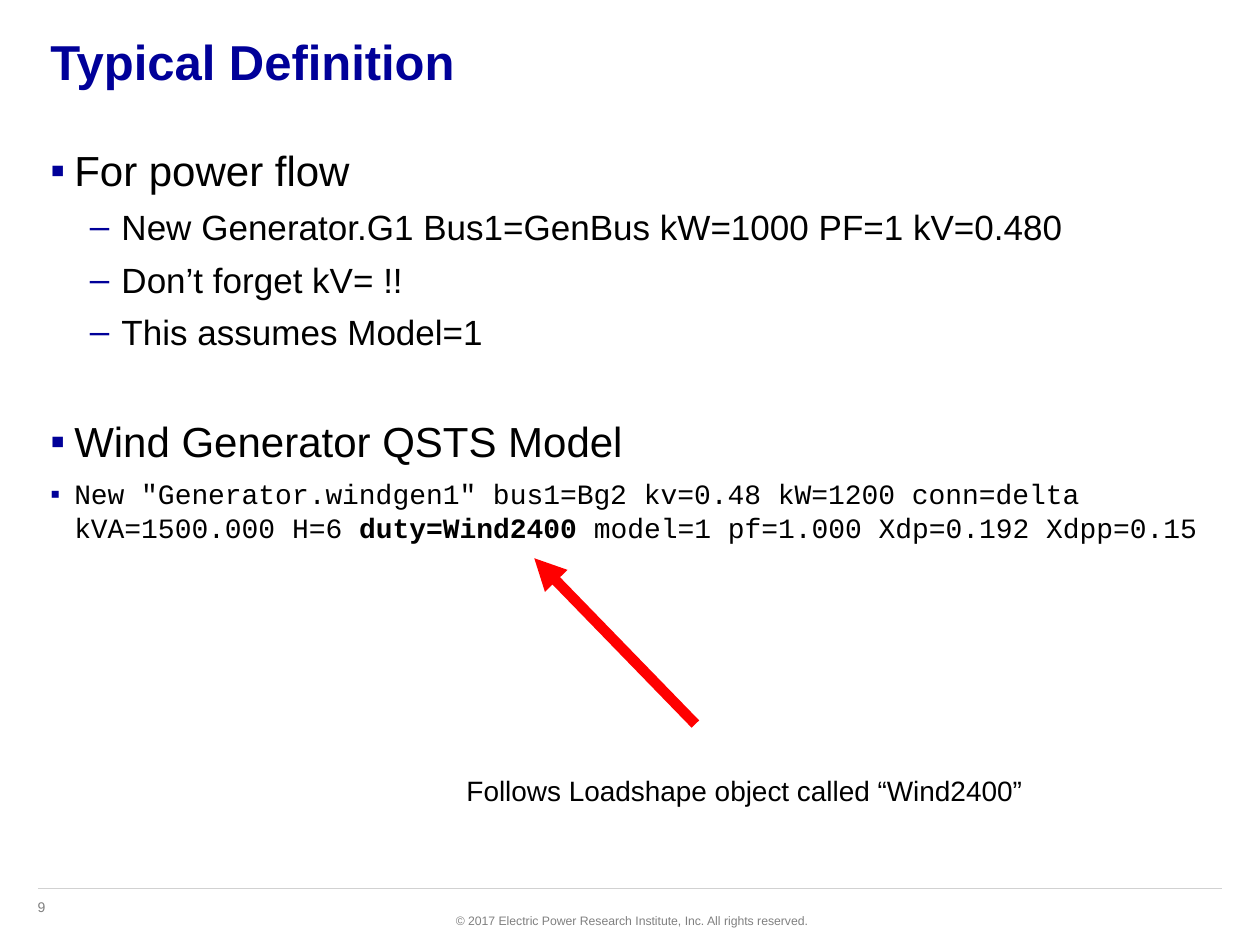
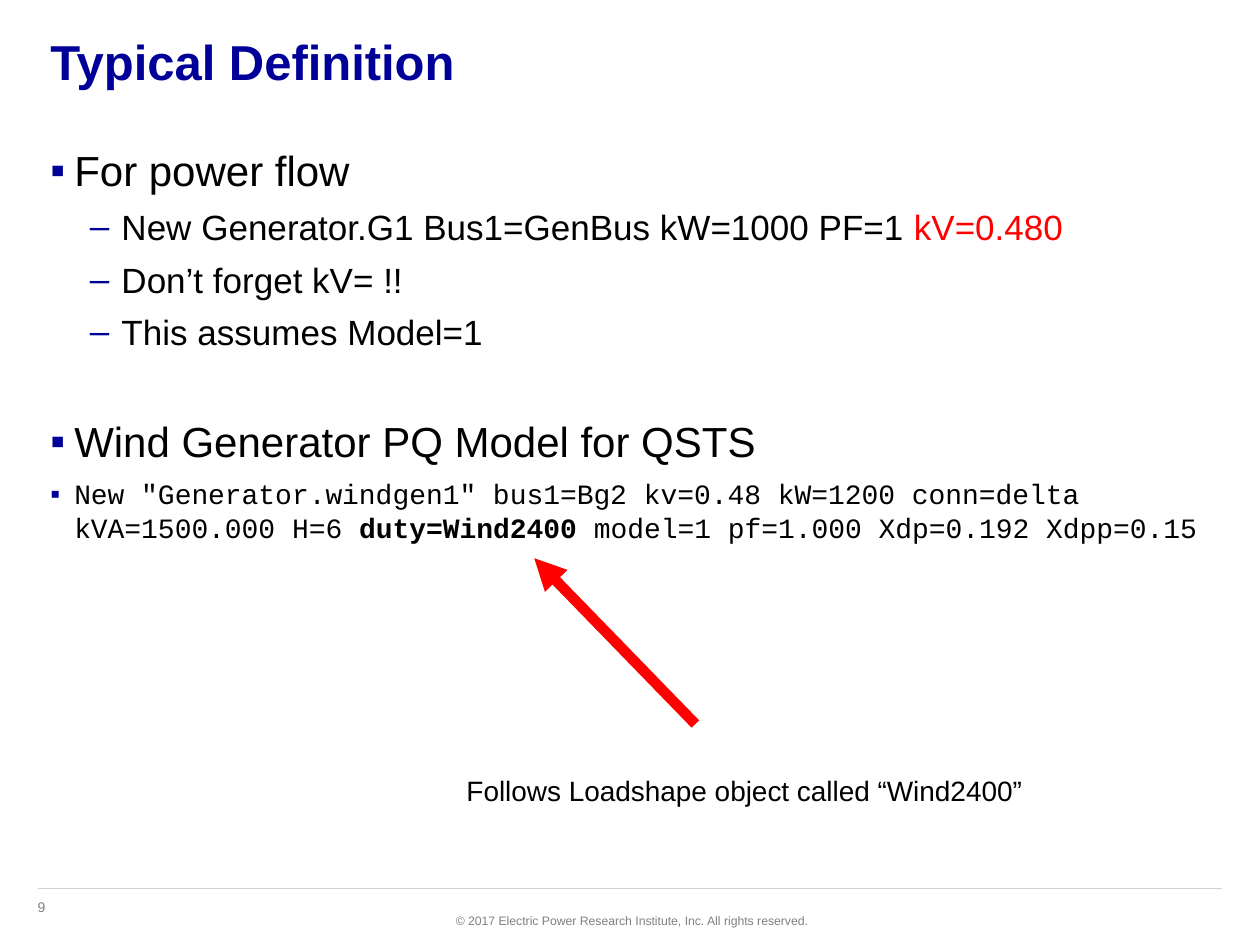
Before and after one commit to dss-extensions/opendss-svn-mirror, a slide deck: slide 9 of trunk/Training/GAPQ2017/PPT/14 Generator Model.pptx. Drawn at 1260x945 pixels with LibreOffice and Linux fonts; fonts in the diff are those of the drawing; background and template pictures are left out. Boxes give left, top, right and bottom in pixels: in the first picture for what was removed or moved away, otherwise in the second. Text is boxed around its words. In the diff, an @@ line names an element or a change of style, - is before the commit and + after.

```diff
--- a/trunk/Training/GAPQ2017/PPT/14 Generator Model.pptx
+++ b/trunk/Training/GAPQ2017/PPT/14 Generator Model.pptx
@@ text at [121,214,1063,241]: text colour #000000 to #FF0000 in "kV=0.480" @@
@@ text at [74,426,755,465]: text changed @@
-▪ Wind Generator QSTS Model
+▪ Wind Generator PQ Model for QSTS
```
Also in this commit, not shown: 2 other slides changed, 4 other files.
